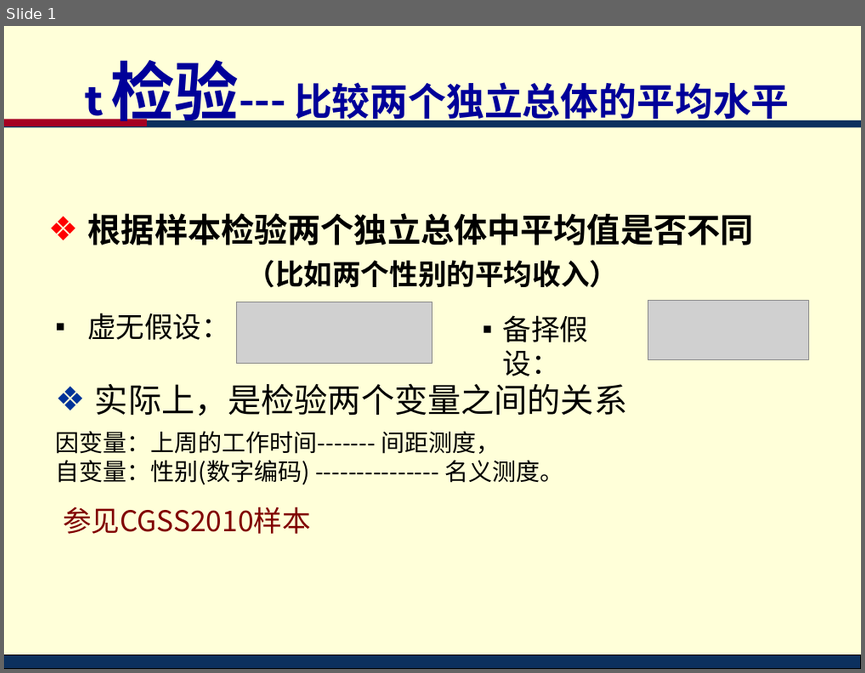
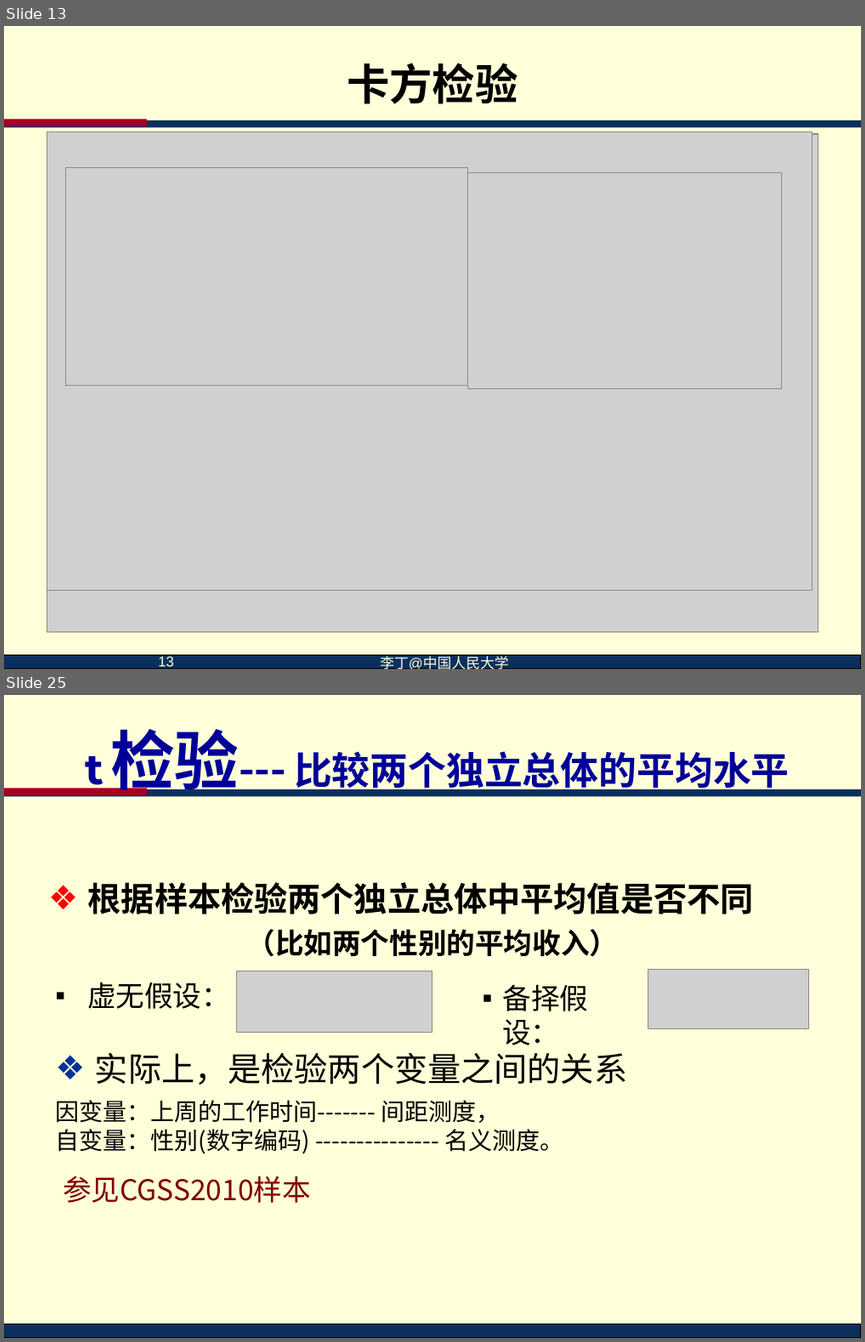
Before and after one commit to lidingruc/2018R, a slide deck: l09test/test.ppt. Shown one above the other, each under a label of ours: slide 1 before the commit, slides 13 and 25 after it; the slides between them are not shown. The pictures are 865x673 and 865x1342 pixels, drawn with LibreOffice and Linux fonts; fonts in the diff are those of the drawing; grey boxes stand for pictures; background and template pictures are left out. Boxes give left, top, right and bottom in pixels: in the first picture for what was removed or moved away, otherwise in the second. Text is boxed around its words. In the diff, an @@ line names an element or a change of style, - is before the commit and + after.

```diff
--- a/l09test/test.ppt
+++ b/l09test/test.ppt
@@ slide 13 added at (4,26,861,669), background #FFFFD9; not listed: 3 template elements that a slide beside it also shows @@
@@ title added at (347,63,518,104), 36 pt, text #000000, bold @@
+卡方检验
@@ picture added at (46,134,818,632) @@
@@ picture added at (46,132,812,590) @@
@@ picture added at (66,167,466,385) @@
@@ picture added at (467,172,782,388) @@
@@ page number added at (158,654,174,669), 12 pt, text #FFFFD9 @@
+13
@@ text added at (380,653,508,669), 12 pt, text #FFFFD9 @@
+李丁@中国人民大学
@@ what was slide 1 is now slide 25 @@
```
Also in this commit, not shown: 1 slide changed, 23 other slides added, 48 other files.
